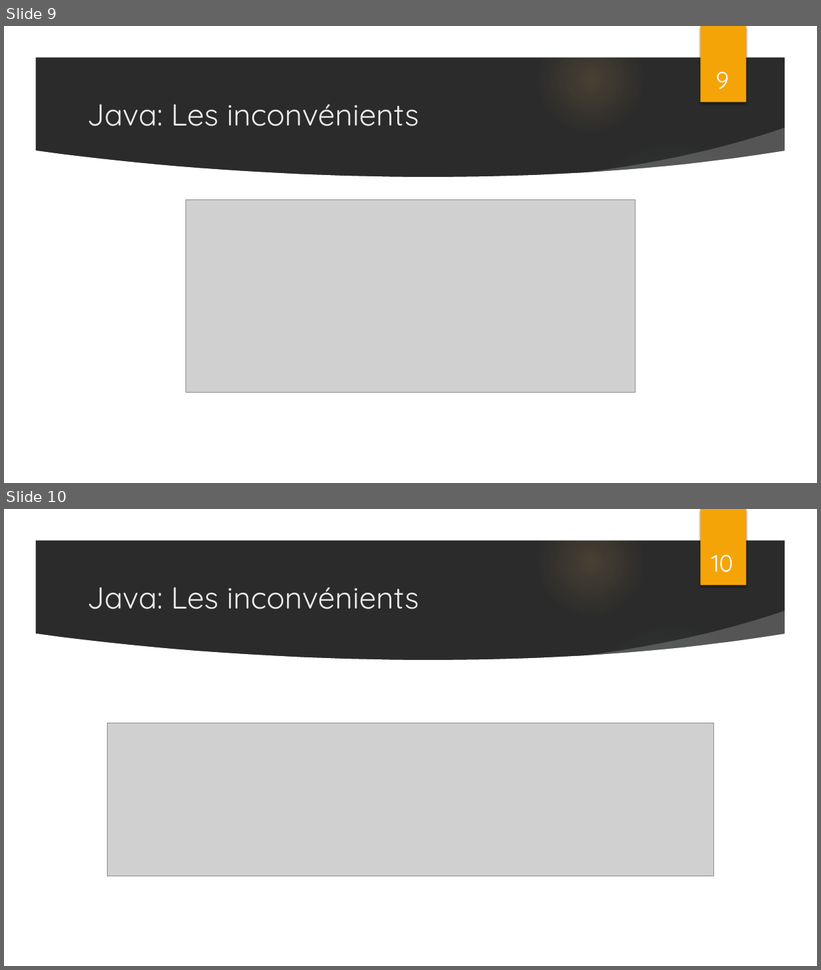
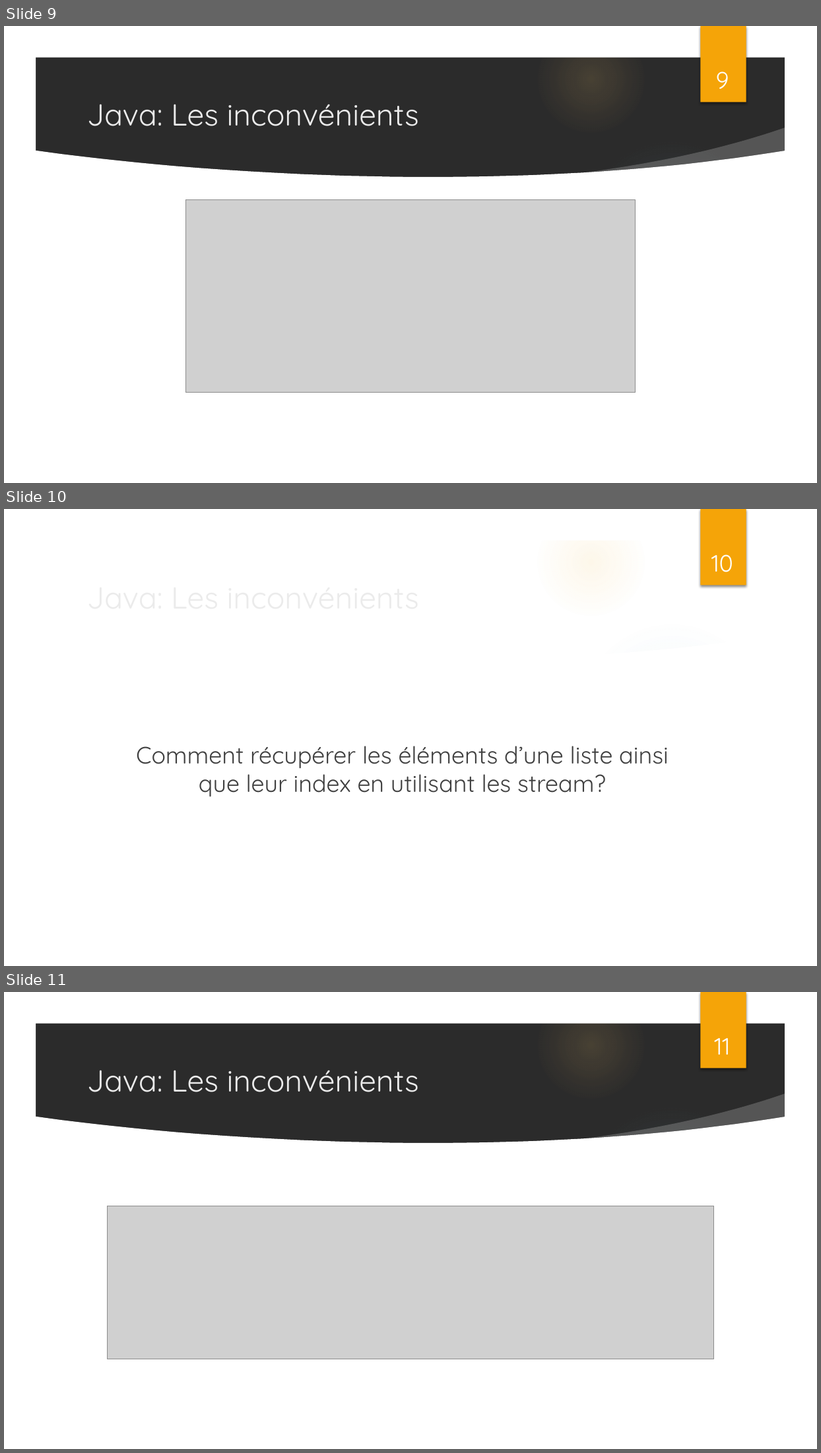
Before and after one commit to bnau/prez-kotlin, a slide deck: kotlin.pptx. Shown one above the other, each under a label of ours: slides 9 and 10 before the commit, slides 9, 10 and 11 after it. The pictures are 821x970 and 821x1453 pixels, drawn with LibreOffice and Linux fonts; fonts in the diff are those of the drawing; grey boxes stand for pictures; background and template pictures are left out; a plain dark background stands for a picture behind light text. Boxes give left, top, right and bottom in pixels: in the first picture for what was removed or moved away, otherwise in the second. Text is boxed around its words. In the diff, an @@ line names an element or a change of style, - is before the commit and + after.

```diff
--- a/kotlin.pptx
+++ b/kotlin.pptx
@@ slide 10 added at [4, 509, 817, 966], background picture (left out); not listed: 10 template elements that a slide beside it also shows @@
@@ page number added at [712, 555, 733, 572], 28 pt, text #FFFFFF @@
+10
@@ title added at [81, 572, 665, 621], 36 pt, text #EBEBEB @@
+Java: Les inconvénients
@@ text added at [136, 746, 669, 797], 28 pt, text #404040 @@
+Comment récupérer les éléments d’une liste ainsi que leur index en utilisant les stream?
@@ what was slide 10 is now slide 11 @@
@@ page number at [714, 1038, 730, 1055]: text changed @@
-10
+11
```
Also in this commit, not shown: 2 slides changed, 1 other slide added, 1 slide removed, 3 other files.
